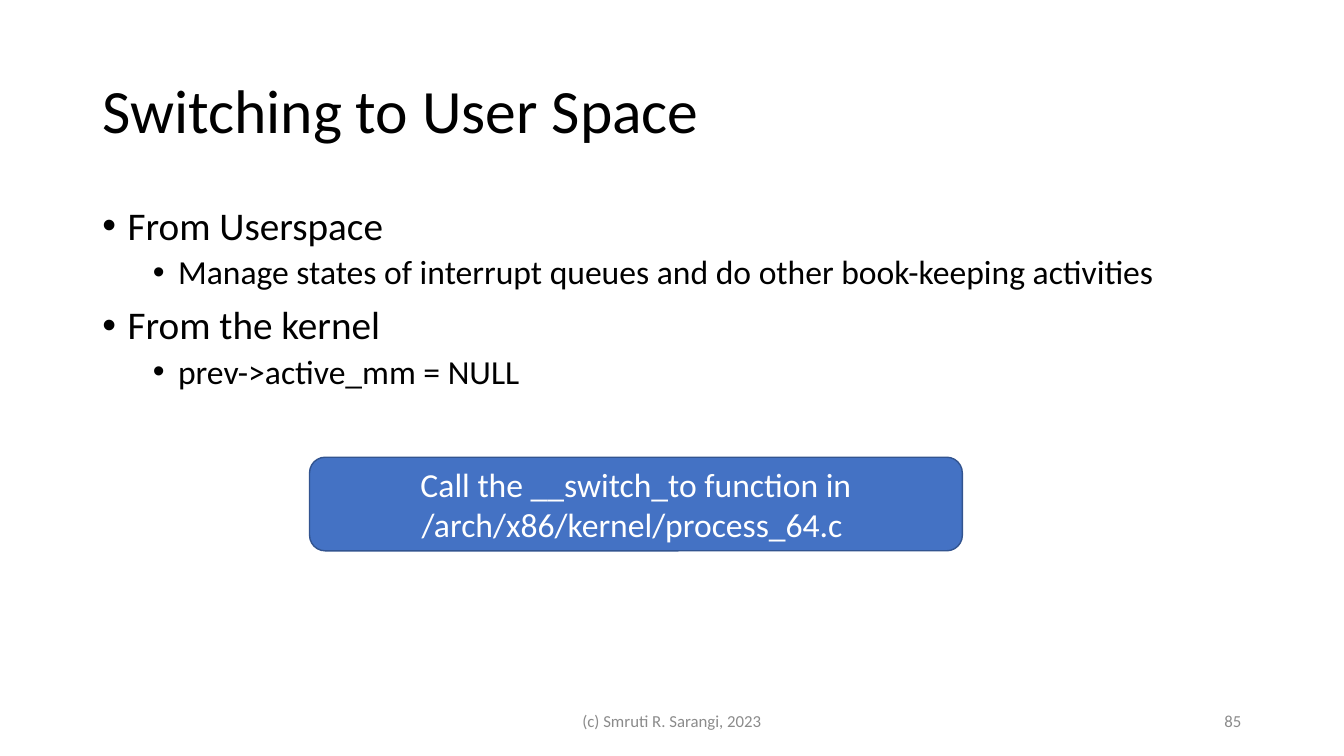
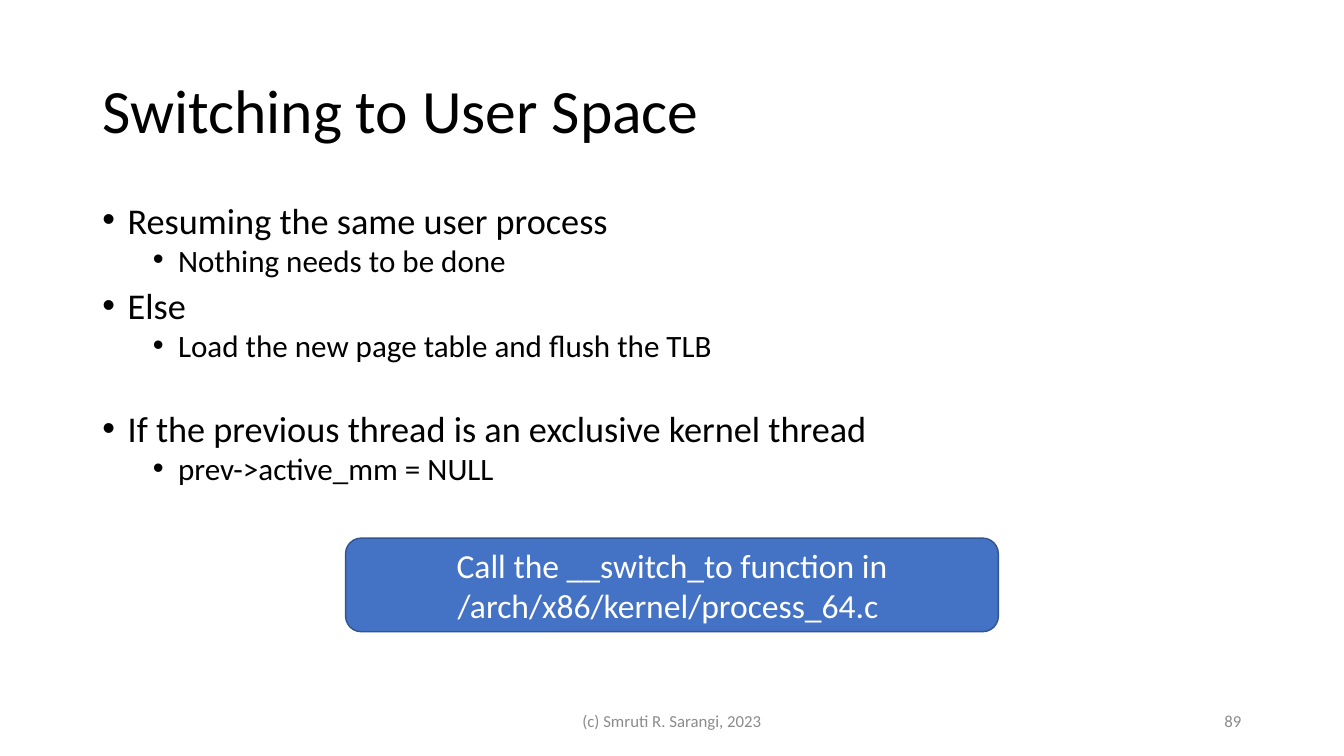
Before and after one commit to srsarangi/srsarangi.github.io, a slide deck: slide 89 of osbook/slides/3.processes.pptx (slide 85 before the commit). Drawn at 1344x756 pixels with LibreOffice and Linux fonts; fonts in the diff are those of the drawing. Boxes give left, top, right and bottom in pixels: in the first picture for what was removed or moved away, otherwise in the second. Text is boxed around its words. In the diff, an @@ line names an element or a change of style, - is before the commit and + after.

```diff
--- a/osbook/slides/3.processes.pptx
+++ b/osbook/slides/3.processes.pptx
@@ text at [128,208,866,448]: text changed; size 24 to 25.9 pt @@
-• From Userspace
-  • Manage states of interrupt queues and do other book-keeping activities
-• From the kernel
+• Resuming the same user process
+  • Nothing needs to be done
+• Else
+  • Load the new page table and flush the TLB
+• If the previous thread is an exclusive kernel thread
@@ text at [178,458,493,485]: size 24 to 22.2 pt in "prev->active_mm = NULL"; line spacing 0.9 to 0.8 @@
@@ rounded rectangle "Call the __switch_to function in ...": place and size @@
-rounded rectangle "Call the __switch_to function in ..." at [310,458,963,552]
+rounded rectangle "Call the __switch_to function in ..." at [346,538,999,632]
@@ page number at [1224,715,1241,727]: text changed @@
-85
+89
```
Also in this commit, not shown: 12 other slides changed, 5 slides added, 1 slide removed.
